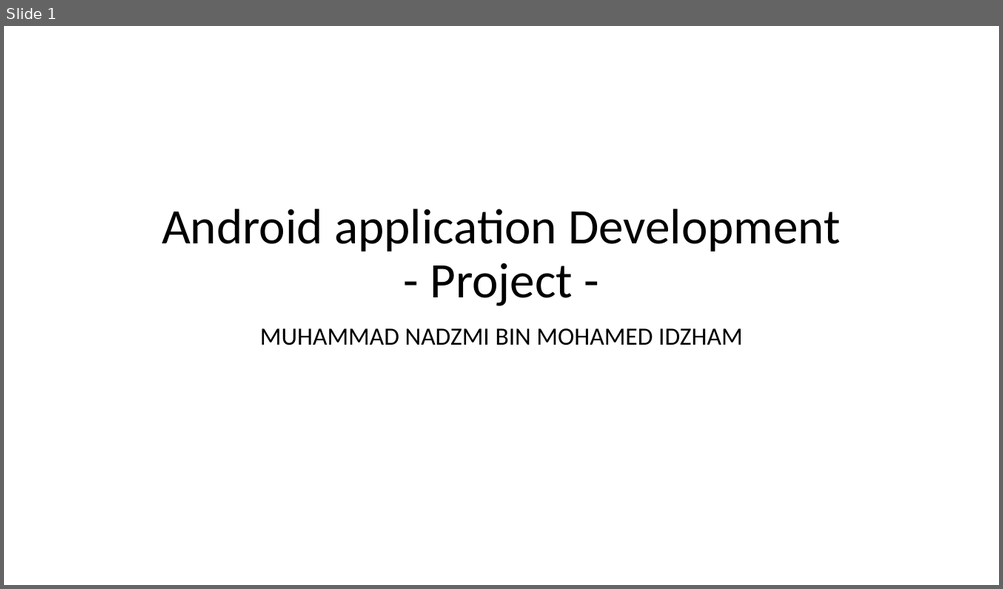
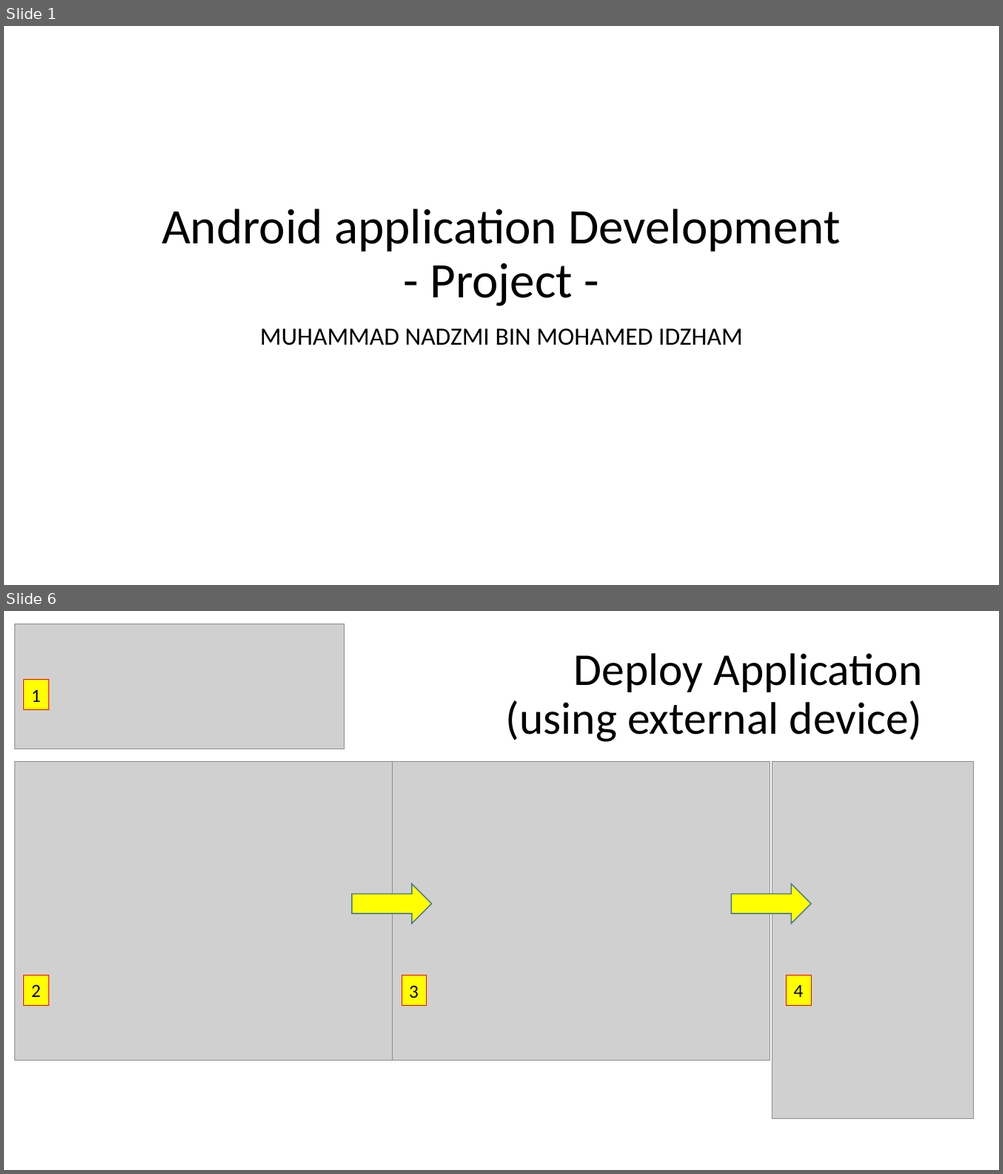
Before and after one commit to Nadzmi-Freelance/Android-Training, a slide deck: presentation/project.pptx. Shown one above the other, each under a label of ours: slide 1 before the commit, slides 1 and 6 after it; the slides between them are not shown. The pictures are 1003x589 and 1003x1174 pixels, drawn with LibreOffice and Linux fonts; fonts in the diff are those of the drawing; grey boxes stand for pictures. Boxes give left, top, right and bottom in pixels: in the first picture for what was removed or moved away, otherwise in the second. Text is boxed around its words. In the diff, an @@ line names an element or a change of style, - is before the commit and + after.

```diff
--- a/presentation/project.pptx
+++ b/presentation/project.pptx
@@ slide 6 added at (4, 611, 999, 1170), background #FFFFFF @@
@@ picture added at (15, 624, 344, 749) @@
@@ title added at (506, 653, 922, 742), 44 pt, text #000000 @@
+Deploy Application (using external device)
@@ rectangle added at (24, 680, 48, 709), fill #FFFF00, outline #FF0000 0.75 pt, 18 pt, text #000000 @@
+1
@@ group added at (15, 761, 973, 1119): 3 pictures, 3 rectangles, 2 right arrows @@
+2
+3
+4
```
Also in this commit, not shown: 2 slides changed, 22 other slides added, 4 slides removed, 3 other files.
